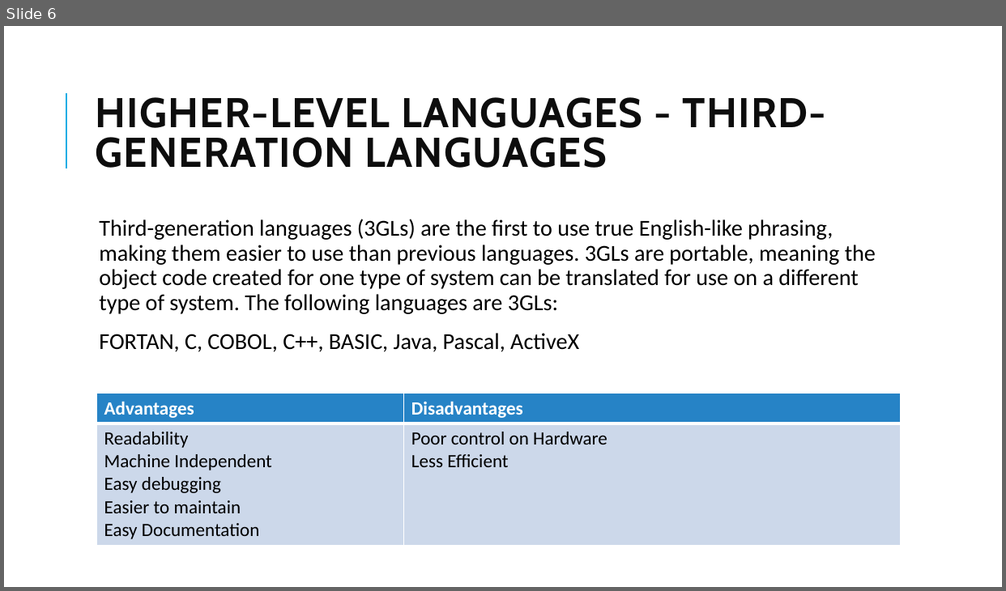
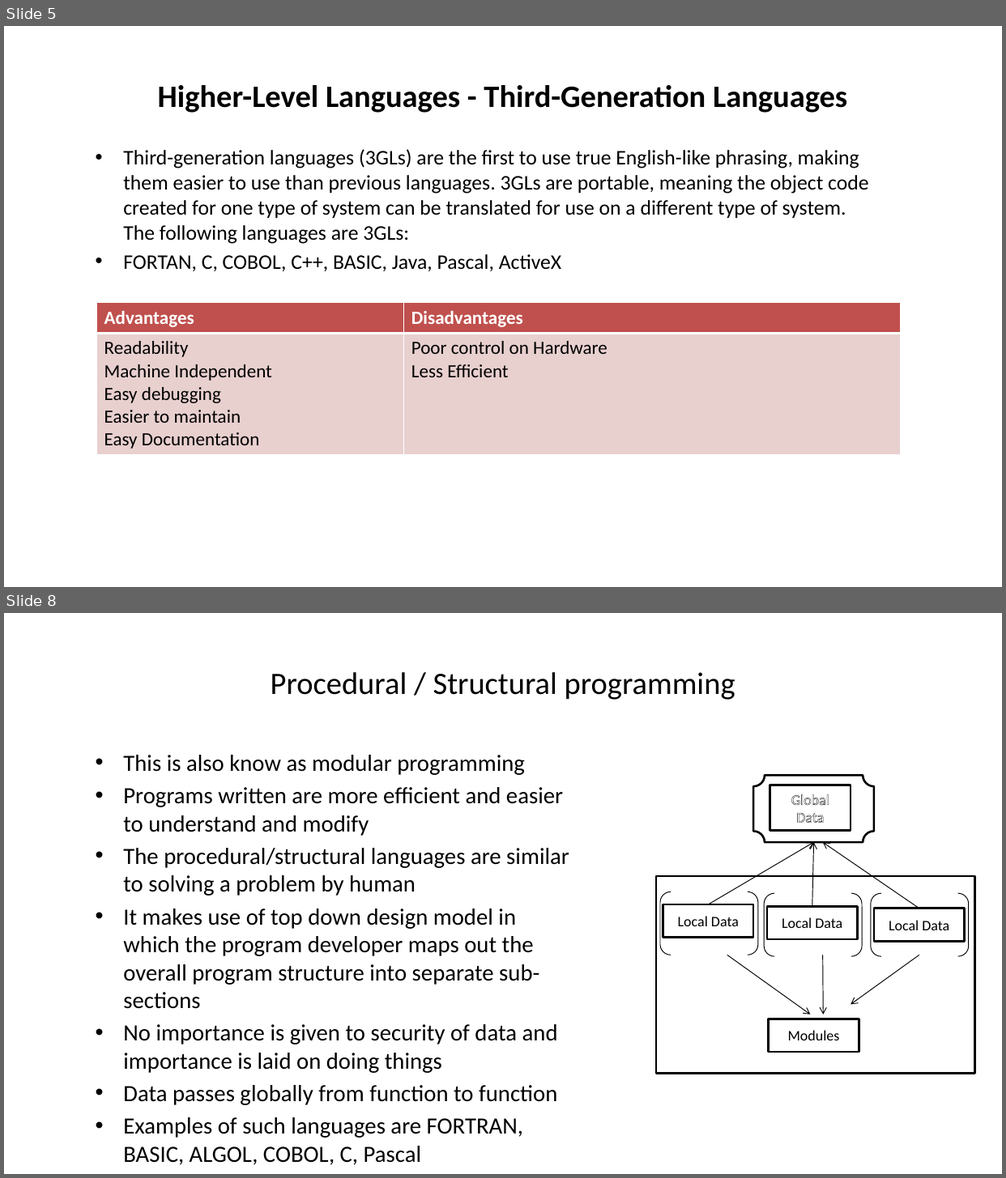
Before and after one commit to mahendra-shinde/JP, a slide deck: ritesh/Evolution and History of Programming Languages.pptx. Shown one above the other, each under a label of ours: slide 6 before the commit, slides 5 and 8 after it; the slides between them are not shown. The pictures are 1006x591 and 1006x1178 pixels, drawn with LibreOffice and Linux fonts; fonts in the diff are those of the drawing. Boxes give left, top, right and bottom in pixels: in the first picture for what was removed or moved away, otherwise in the second. Text is boxed around its words. In the diff, an @@ line names an element or a change of style, - is before the commit and + after.

```diff
--- a/ritesh/Evolution and History of Programming Languages.pptx
+++ b/ritesh/Evolution and History of Programming Languages.pptx
@@ slide 8 added at bbox=[4, 613, 1002, 1174], background #FFFFFF @@
@@ title added at bbox=[270, 672, 735, 700], 30 pt, text #000000 @@
+Procedural / Structural programming
@@ text added at bbox=[123, 755, 569, 1165], 22.4 pt, text #000000 @@
+• This is also know as modular programming
+• Programs written are more efficient and easier to understand and modify
+• The procedural/structural languages are similar to solving a problem by human
+• It makes use of top down design model in which the program developer maps out the overall program structure into separate sub-sections
+• No importance is given to security of data and importance is laid on doing things
+• Data passes globally from function to function
+• Examples of such languages are FORTRAN, BASIC, ALGOL, COBOL, C, Pascal
@@ plaque added at bbox=[753, 776, 874, 843], outline #000000 2 pt @@
@@ rectangle added at bbox=[769, 786, 850, 831], outline #000000 2 pt, 14 pt, text #FFFFFF @@
+Global Data
@@ arrow added from (709, 905) to (814, 842), #000000 0.75 pt @@
@@ arrow added from (812, 906) to (814, 842), #000000 0.75 pt @@
@@ arrow added from (919, 909) to (823, 842), #000000 0.75 pt @@
@@ rectangle added at bbox=[656, 876, 975, 1074], outline #000000 2 pt @@
@@ bracket pair added at bbox=[661, 892, 759, 955], outline #000000 0.75 pt @@
@@ bracket pair added at bbox=[764, 894, 862, 956], outline #000000 0.75 pt @@
@@ bracket pair added at bbox=[871, 894, 969, 956], outline #000000 0.75 pt @@
@@ rectangle added at bbox=[663, 905, 754, 938], outline #000000 2 pt, 14 pt, text #000000 @@
+Local Data
@@ rectangle added at bbox=[767, 906, 858, 939], outline #000000 2 pt, 14 pt, text #000000 @@
+Local Data
@@ rectangle added at bbox=[874, 909, 965, 942], outline #000000 2 pt, 14 pt, text #000000 @@
+Local Data
@@ arrow added from (727, 955) to (810, 1015), #000000 0.75 pt @@
@@ arrow added from (823, 955) to (823, 1015), #000000 0.75 pt @@
@@ arrow added from (919, 955) to (850, 1004), #000000 0.75 pt @@
@@ rectangle added at bbox=[769, 1020, 859, 1053], outline #000000 2 pt, 14 pt, text #000000 @@
+Modules
@@ what was slide 6 is now slide 5 @@
@@ slide 5 changed as well @@
@@ line removed from (66, 169) to (66, 93) @@
@@ title at bbox=[158, 85, 847, 113]: text changed; size 40 to 30 pt; font Cabin to Calibri; text colour #0D0D0D to #000000 @@
-HIGHER-LEVEL LANGUAGES - THIRD-GENERATION LANGUAGES
+Higher-Level Languages - Third-Generation Languages
@@ text "Third-generation languages (3GLs) are the ...": place and size @@
-text "Third-generation languages (3GLs) are the ..." at bbox=[99, 219, 876, 352]
+text "Third-generation languages (3GLs) are the ..." at bbox=[123, 149, 868, 271]
@@ text "Third-generation languages (3GLs) are the ..." at bbox=[123, 149, 868, 271]: size 22 to 20 pt; bullet   to •; line spacing 0.9 to 1; less space between paragraphs @@
@@ table at bbox=[97, 303, 900, 453] @@
@@ fill #2683C6 to #C0504D in row 1 @@
@@ fill #CDD9EA to #E8D0D0 in row 2 @@
@@ table: place and size @@
-table at bbox=[97, 394, 900, 544]
+table at bbox=[97, 303, 900, 453]
```
Also in this commit, not shown: 5 other slides changed, 2 other slides added, 4 slides removed.
